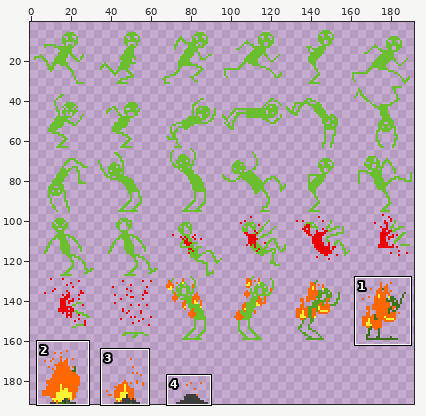
Edited in one commit: sprite sheet (Assets/Texture/Sprites/Qrun.png). The picture above shows the old version from afar; the outline marks the close-up.
Close-up. As it was:
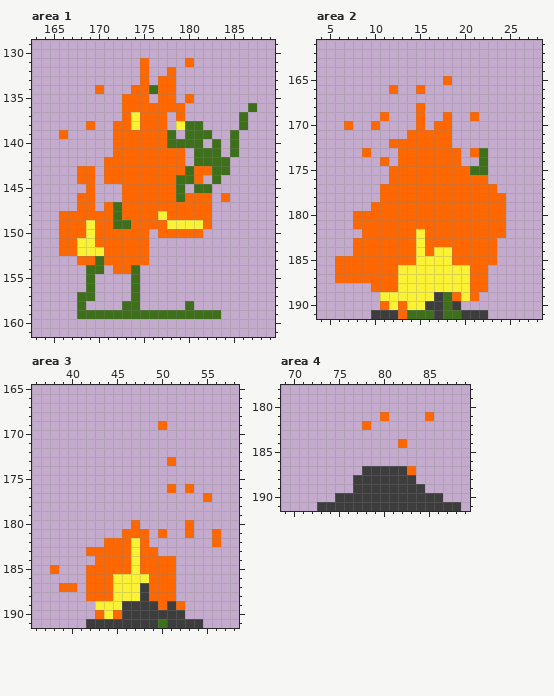
The file is 192x192 pixels. Shown: area 1: x 163..189, y 129..161; area 2: x 4..28, y 161..191; area 3: x 36..58, y 165..191; area 4: x 69..89, y 178..191. The wide view leaves out empty margins. The commit also changed other parts of the picture, which this record leaves out.
After:
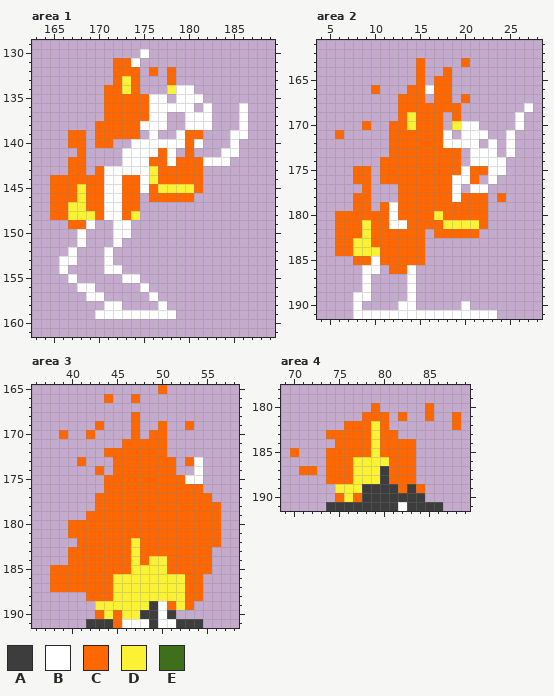
Palette (. is transparent): A #3d3d3d  B #ffffff  C #ff6700  D #fbf236  E #3e701c
The edit:
--- area 1
@@ x 163..189 @@
 129 ...........................
-130 ...........................
-131 ............C....C.........
-132 ............C..C...........
-133 ............C.CC...........
-134 .......C...CCECC...........
-135 ..........CCC.CC.C.........
-136 ..........CCCCCCC.......E..
-137 ..........CDCCC.C......E...
-138 ......C..CCDCCC.DEE....E...
-139 ...C.....CCCCCCE.EEE..E....
-140 .........CCCCCCEEEE.E.E....
-141 .........CCCCCCCC.EEE.E....
-142 ........CCCCCCCCC.EEEE.....
-143 .....CC.CCCCCCCCCECCEE.....
-144 .....CC.CCCCCCCCEEC.E......
-145 ......C...CCCCCCE.EE.......
-146 .....CC...CCCCCCECCC.C.....
-147 .....CC.CECCCCCCCCCC.......
-148 ...CCCCCCECCCCDCCCCC.......
-149 ...CCCDCCEECCCCDDDDC.......
-150 ...CCCDCCCCCC.CCCCC........
-151 ...CCDDCCCCCC..............
-152 ...CCDDDCCCCC..............
-153 .....CCECCCCC..............
-154 ......EE.CCE...............
-155 ......E....E...............
-156 ......E....E...............
-157 .....EE....E...............
-158 .....E....EE.....E.........
-159 .....EEEEEEEEEEEEEEEE......
+130 ............B..............
+131 .........CCB...............
+132 .........CCC.C.C...........
+133 .........CDC...C...........
+134 ........CCDC...DBB.........
+135 ........CCCCCBB.BBB........
+136 ........CCCCCBBBBB.B...B...
+137 ........CCCCCBB..BBB...B...
+138 .......CCCCCBBB..BBB...B...
+139 ....CC.CCCCC.B..BCC...BB...
+140 ....CC.CC..BBBBBBCB...B....
+141 .....C....BBBBCB.C...BB....
+142 ....CC....BBBCCBCCCBBB.....
+143 ....CC.CBBBBBDCCCCC........
+144 ..CCCCCCBBCCBDCCCCC........
+145 ..CCCDCCBBCCBCDDDDC........
+146 ..CCCDCCBBCC.CCCCC.........
+147 ..CCDDCCBBCC...............
+148 ..CCDDDCBBCD...............
+149 ....CCB..BB................
+150 .....B...BB................
+151 .....B...B.................
+152 ....B...B..................
+153 ...BB...B..................
+154 ...B....BB.................
+155 ....B.....BB...............
+156 .....BB.....B..............
+157 ......BB.....B.............
+158 ........BB....B............
+159 .......BBBBBBBBB...........
 160 ...........................
--- area 2
@@ x 4..28 @@
 162 .........................
-163 .........................
-164 .........................
-165 ..............C..........
-166 ........C..C.............
-167 .........................
-168 ...........C.............
-169 .......C...C..C..C.......
-170 ...C..C....C.CC..........
-171 ..........CCCCC..........
-172 ........CCCCCCC..........
-173 .....C...CCCCCCC.CE......
-174 .......C.CCCCCCC..E......
-175 ........CCCCCCCCCEE......
-176 ........CCCCCCCCCCC......
-177 .......CCCCCCCCCCCCC.....
-178 .......CCCCCCCCCCCCCC....
-179 ......CCCCCCCCCCCCCCC....
-180 ....CCCCCCCCCCCCCCCCC....
-181 ....CCCCCCCCCCCCCCCCC....
-182 .....CCCCCCDCCCCCCCCC....
-183 ....CCCCCCCDCCCCCCCC.....
-184 ....CCCCCCCDCDDCCCCC.....
-185 ..CCCCCCCCCDDDDCCCCC.....
-186 ..CCCCCCCDDDDDDDDCC......
-187 ..CCCCCCCDDDDDDDDCC......
-188 ......CCCDDDDDDDDCC......
-189 .......DDDDDDAECDC.......
-190 .......CDCDDAAEA.........
-191 ......AAACEEEAEEAAA......
+163 ...........C....C........
+164 ...........C..C..........
+165 ...........C.CC..........
+166 ......C...CCBCC..........
+167 .........CCC.CC.C........
+168 .........CCCCCCC.......B.
+169 .........CDCCC.C......B..
+170 .....C..CCDCCC.DBB....B..
+171 ..C.....CCCCCCB.BBB..B...
+172 ........CCCCCCBBBB.B.B...
+173 ........CCCCCCCC.BBB.B...
+174 .......CCCCCCCCC.BBBB....
+175 ....CC.CCCCCCCCCBCCBB....
+176 ....CC.CCCCCCCCBBC.B.....
+177 .....C...CCCCCCB.BB......
+178 ....CC...CCCCCCBCCC.C....
+179 ....CC.CBCCCCCCCCCC......
+180 ..CCCCCCBCCCCDCCCCC......
+181 ..CCCDCCBBCCCCDDDDC......
+182 ..CCCDCCCCCC.CCCCC.......
+183 ..CCDDCCCCCC.............
+184 ..CCDDDCCCCC.............
+185 ....CCBCCCCC.............
+186 .....BB.CCB..............
+187 .....B....B..............
+188 .....B....B..............
+189 ....BB....B..............
+190 ....B....BB.....B........
+191 ....BBBBBBBBBBBBBBBB.....
--- area 3
@@ x 36..58 @@
-165 .......................
-166 .......................
+165 ..............C........
+166 ........C..C...........
 167 .......................
-168 .......................
-169 ..............C........
-170 .......................
-171 .......................
-172 .......................
-173 ...............C.......
-174 .......................
-175 .......................
-176 ...............C.C.....
-177 ...................C...
-178 .......................
-179 .......................
-180 ...........C.....C.....
-181 ..........CCC.C..C..C..
-182 ........CCCDC.......C..
-183 ......CCCCCDCC.........
-184 .......CCCCDCCCC.......
-185 ..C...CCCCCDCCCC.......
-186 ......CCCDDDDCCC.......
-187 ...CC.CCCDDDACCC.......
-188 ......CCCDDDACCC.......
-189 .......DDDAAAACAC......
-190 .......CDCAAAAAAA......
-191 ......AAAAAAAAEAAAA....
+168 ...........C...........
+169 .......C...C..C..C.....
+170 ...C..C....C.CC........
+171 ..........CCCCC........
+172 ........CCCCCCC........
+173 .....C...CCCCCCC.CB....
+174 .......C.CCCCCCC..B....
+175 ........CCCCCCCCCBB....
+176 ........CCCCCCCCCCC....
+177 .......CCCCCCCCCCCCC...
+178 .......CCCCCCCCCCCCCC..
+179 ......CCCCCCCCCCCCCCC..
+180 ....CCCCCCCCCCCCCCCCC..
+181 ....CCCCCCCCCCCCCCCCC..
+182 .....CCCCCCDCCCCCCCCC..
+183 ....CCCCCCCDCCCCCCCC...
+184 ....CCCCCCCDCDDCCCCC...
+185 ..CCCCCCCCCDDDDCCCCC...
+186 ..CCCCCCCDDDDDDDDCC....
+187 ..CCCCCCCDDDDDDDDCC....
+188 ......CCCDDDDDDDDCC....
+189 .......DDDDDDABCDC.....
+190 .......CDCDDAABA.......
+191 ......AAACBBBABBAAA....
--- area 4
@@ x 69..89 @@
 179 .....................
-180 .....................
-181 ...........C....C....
-182 .........C...........
-183 .....................
-184 .............C.......
-185 .....................
-186 .....................
-187 .........AAAAAC......
-188 ........AAAAAAA......
-189 ........AAAAAAAA.....
-190 ......AAAAAAAAAAAA...
-191 ....AAAAAAAAAAAAAAAA.
+180 ..........C.....C....
+181 .........CCC.C..C..C.
+182 .......CCCDC.......C.
+183 .....CCCCCDCC........
+184 ......CCCCDCCCC......
+185 .C...CCCCCDCCCC......
+186 .....CCCDDDDCCC......
+187 ..CC.CCCDDDACCC......
+188 .....CCCDDDACCC......
+189 ......DDDAAAACAC.....
+190 ......CDCAAAAAAA.....
+191 .....AAAAAAAABAAAA...
